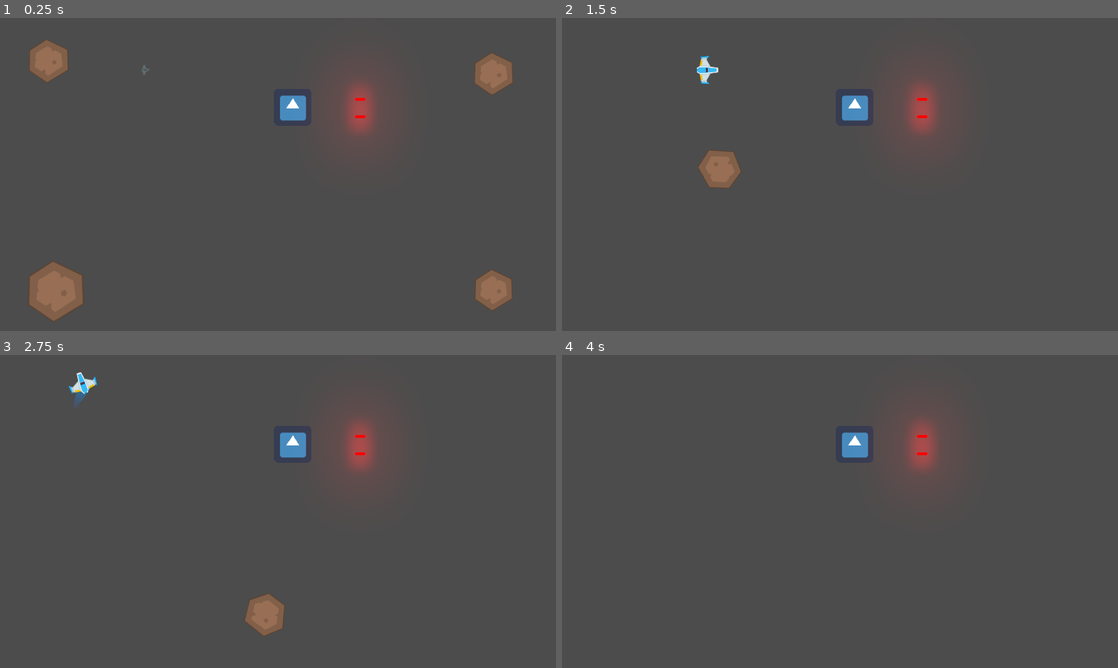
Above: before the commit, frames 1-4 (two rows, left to right).
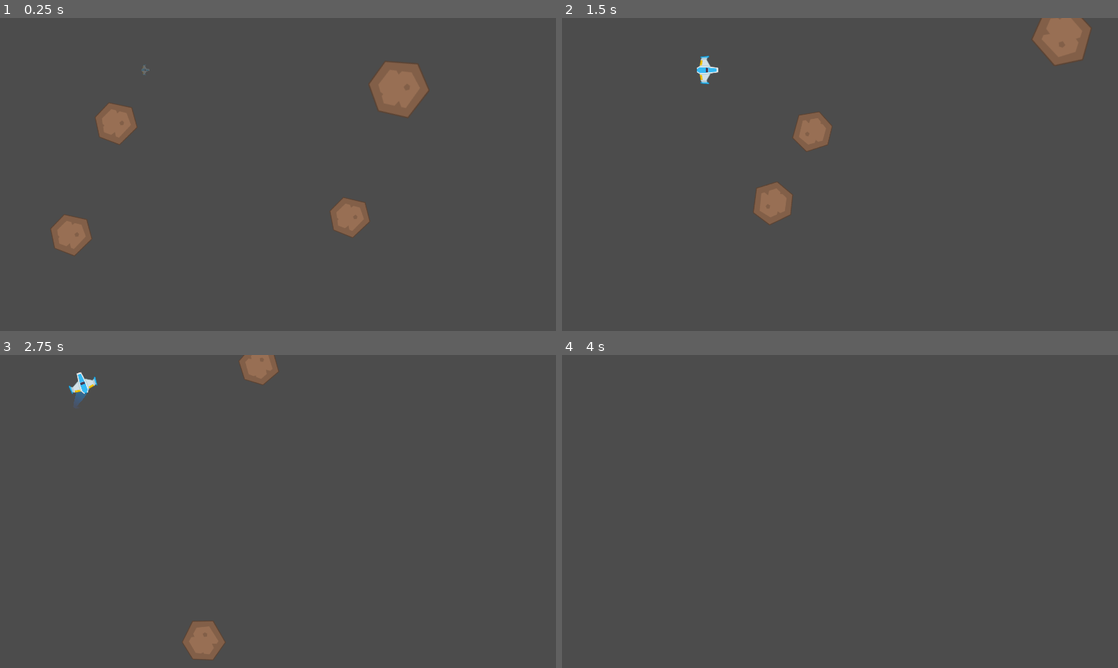
Above: after the commit, the same moments.

Repository: MRuiz1003/Meteoritos_Juego
Game: Godot game, scene res://Juego/Niveles/NivelTest.tscn
Two runs of this game, one before a commit and one after it. Both use one fixed random seed, a clock stepped at 60 frames per second and the inputs below. The engine's default icon, where the game draws it, is replaced by a stand-in: a white triangle on a blue panel in a dark square.
Inputs (mouse positions are in pixels of both pictures, inside the frame that each line leads up to):
- Up to frame 1 (0.25 s): no input
- Up to frame 2 (1.5 s): move the mouse to (962, 158) at 0.52 s; hold W (mover_adelante) 0.53-1.28 s; hold Z (disparo_principal) 0.53-1.28 s; move the mouse to (728, 190) at 1.27 s; hold S (mover_atras) from 1.28 s (still down); tap X (disparo_secundario) at 1.35 s
- Up to frame 3 (2.75 s): move the mouse to (333, 442) at 2.02 s; release S (mover_atras) at 2.03 s; hold W (mover_adelante) from 2.03 s (still down); hold A (rotar_antihorario) from 2.03 s (still down)
- Up to frame 4 (4 s): move the mouse to (812, 574) at 2.77 s; release A (rotar_antihorario) at 2.78 s; tap D (rotar_horario) at 2.85 s; move the mouse to (1006, 558) at 3.52 s; release W (mover_adelante) at 3.53 s; hold S (mover_atras) from 3.53 s (still down); hold Z (disparo_principal) from 3.53 s (still down)

The runs differ from the first frame. In frame 1, 8.1% of the frame differs, in the area x 5-93%, y 6-97%; in frame 2, 4.8%; in frame 3, 3.5%; in frame 4, 1.6%.

Commit message:
Spawn meteoritos 2

Diff:
--- a/Juego/AreaColision.gd
+++ /dev/null
@@ -1,4 +0,0 @@
-extends Area2D
-
-func recibir_danio(danio: float) -> void:
-	owner.recibir_danio(danio)
--- a/Juego/Meteoritos/Meteorito.gd
+++ b/Juego/Meteoritos/Meteorito.gd
@@ -8,15 +8,11 @@
 
 var hitpoints: float
 
-func _ready() -> void:
-	linear_velocity = vel_lineal_base
-	angular_velocity = vel_ang_base
-
 func crear(pos: Vector2, dir: Vector2, tamanio: float) -> void:
 	position = pos
 	mass *= tamanio
 	$Sprite.scale = Vector2.ONE * tamanio
-	var radio: int = int($Sprite.texture.get_size().x / 2 * tamanio)
+	var radio:int = int($Sprite.texture.get_size().x / 2.3 * tamanio)
 	var forma_colision: CircleShape2D = CircleShape2D.new()
 	forma_colision.radius = radio
 	$CollisionShape2D.shape = forma_colision
--- a/Juego/Niveles/NivelTest.tscn
+++ b/Juego/Niveles/NivelTest.tscn
@@ -1,10 +1,9 @@
-[gd_scene load_steps=7 format=2]
+[gd_scene load_steps=6 format=2]
 
 [ext_resource path="res://Juego/Naves/Player/Player.tscn" type="PackedScene" id=1]
 [ext_resource path="res://Juego/Niveles/Nivel.gd" type="Script" id=2]
 [ext_resource path="res://default_env.tres" type="Environment" id=3]
 [ext_resource path="res://Juego/Explosiones/Explosion.tscn" type="PackedScene" id=4]
-[ext_resource path="res://Juego/Enemigos/EnemigoDummy.tscn" type="PackedScene" id=5]
 [ext_resource path="res://Juego/Meteoritos/MeteoritoSpawner.tscn" type="PackedScene" id=6]
 
 [node name="NivelTest" type="Node2D"]
@@ -20,21 +19,18 @@
 [node name="WorldEnvironment" type="WorldEnvironment" parent="."]
 environment = ExtResource( 3 )
 
-[node name="EnemigoDummy" parent="." instance=ExtResource( 5 )]
-position = Vector2( 1010.76, 307.768 )
-
 [node name="MeteoritoSpawner" parent="." instance=ExtResource( 6 )]
-position = Vector2( 98.4189, 76.1953 )
+position = Vector2( 307.956, 314.305 )
 direccion = Vector2( 2, 1 )
 
 [node name="MeteoritoSpawner2" parent="." instance=ExtResource( 6 )]
-position = Vector2( 123.817, 869.896 )
+position = Vector2( 1311.19, 273.033 )
 direccion = Vector2( 2, -1 )
 
 [node name="MeteoritoSpawner3" parent="." instance=ExtResource( 6 )]
-position = Vector2( 1635.02, 120.642 )
+position = Vector2( 339.704, 698.456 )
 direccion = Vector2( -2, 1 )
 
 [node name="MeteoritoSpawner4" parent="." instance=ExtResource( 6 )]
-position = Vector2( 1635.02, 866.721 )
+position = Vector2( 1304.84, 733.379 )
 direccion = Vector2( -2, -1 )
